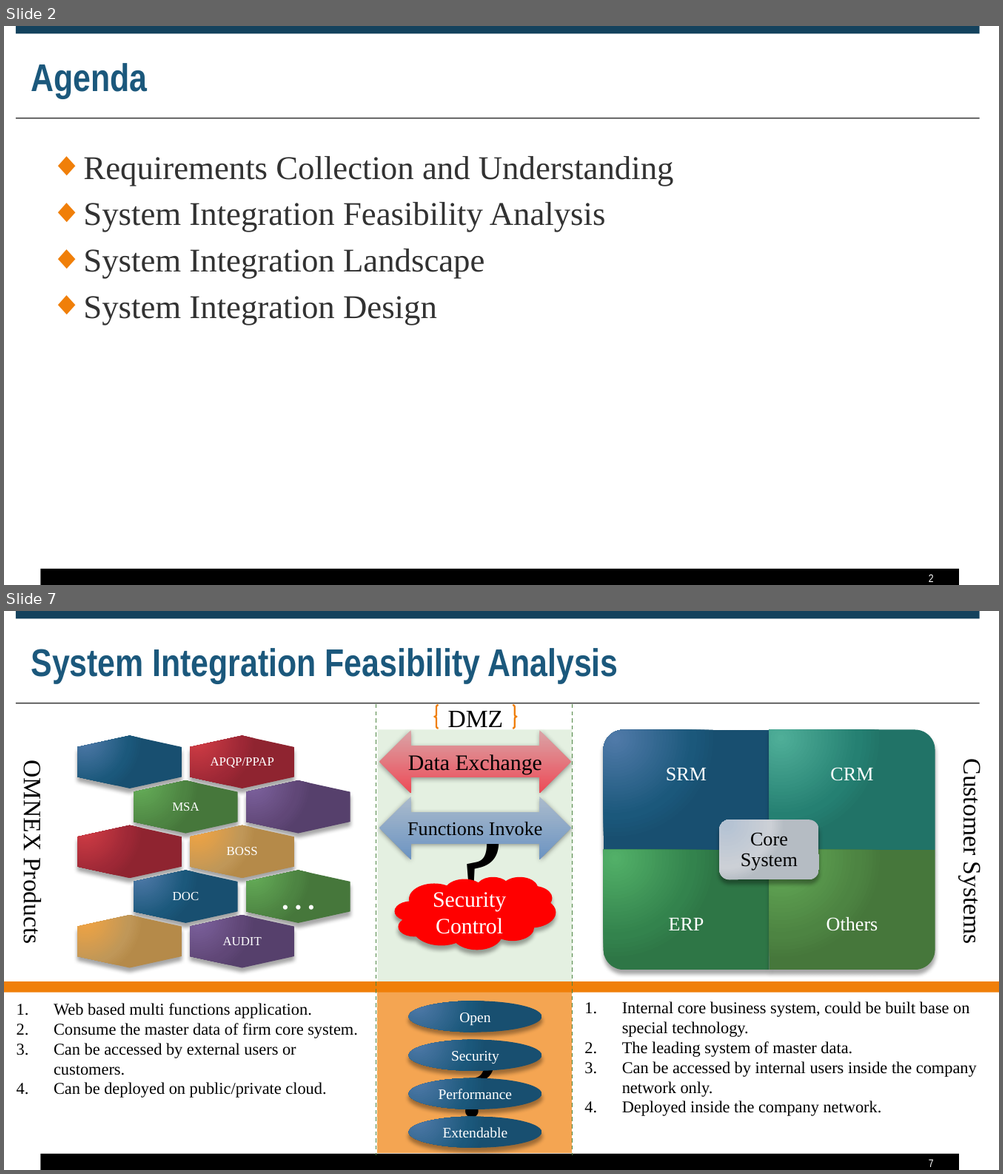
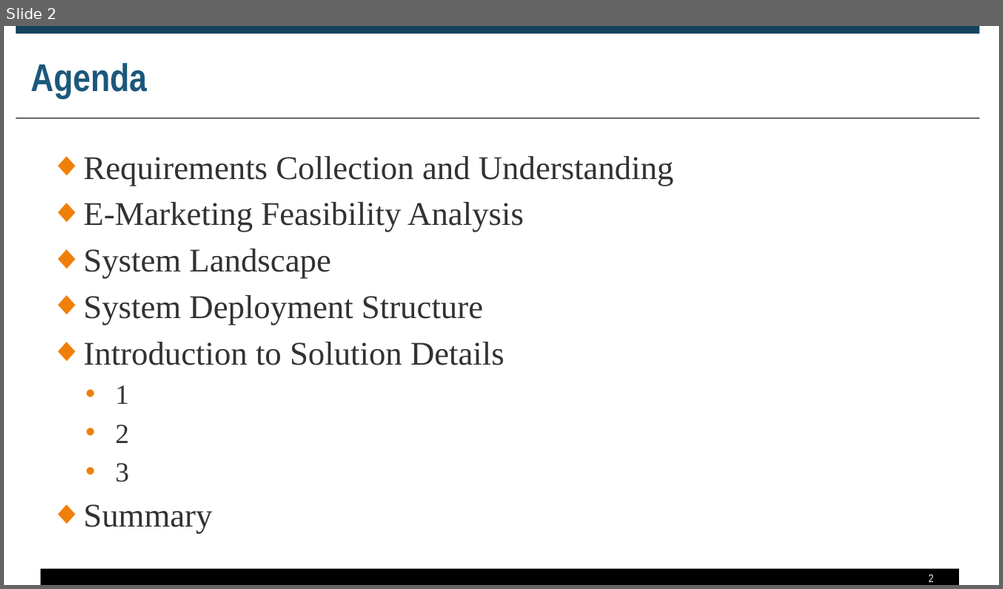
Before and after one commit to zyw9963/YFVE-supplier-portal, a slide deck: projects/Marketing/Proposal of E-Marketing for Omnex Consulting Business.pptx. Shown one above the other, each under a label of ours: slides 2 and 7 before the commit, slide 2 after it; the slides between them are not shown. The pictures are 1003x1174 and 1003x589 pixels, drawn with LibreOffice and Linux fonts; fonts in the diff are those of the drawing. Boxes give left, top, right and bottom in pixels: in the first picture for what was removed or moved away, otherwise in the second. Text is boxed around its words. In the diff, an @@ line names an element or a change of style, - is before the commit and + after.

```diff
--- a/projects/Marketing/Proposal of E-Marketing for Omnex Consulting Business.pptx
+++ b/projects/Marketing/Proposal of E-Marketing for Omnex Consulting Business.pptx
@@ slide 7 removed at (x1=4, y1=611, x2=999, y2=1170), background #FFFFFF; not listed: 3 template elements that a slide beside it also shows @@
@@ title removed at (x1=31, y1=648, x2=618, y2=684) @@
-System Integration Feasibility Analysis
@@ line removed from (376, 704) to (376, 1156) @@
@@ brace pair removed at (x1=435, y1=706, x2=518, y2=729) @@
-DMZ
@@ line removed from (572, 704) to (572, 1156) @@
@@ rectangle removed at (x1=378, y1=729, x2=573, y2=981) @@
-?
@@ left right arrow removed at (x1=379, y1=730, x2=570, y2=793) @@
-Data Exchange
@@ text removed at (x1=19, y1=769, x2=46, y2=943) @@
-OMNEX Products
@@ text removed at (x1=958, y1=769, x2=985, y2=943) @@
-Customer Systems
@@ left right arrow removed at (x1=379, y1=797, x2=570, y2=860) @@
-Functions Invoke
@@ group removed at (x1=603, y1=729, x2=935, y2=970): 5 texts, 4 round rects, 1 rounded rectangle @@
-SRM
-CRM
-ERP
-Others
-Core System
@@ cloud removed at (x1=395, y1=877, x2=556, y2=950) @@
-Security Control
@@ group removed at (x1=77, y1=735, x2=350, y2=968): 10 freeform shapes @@
-APQP/PPAP
-MSA
-BOSS
-DOC
-…
-AUDIT
@@ rectangle removed at (x1=4, y1=982, x2=999, y2=993) @@
@@ text removed at (x1=54, y1=1003, x2=358, y2=1098) @@
-1. Web based multi functions application.
-2. Consume the master data of firm core system.
-3. Can be accessed by external users or customers.
-4. Can be deployed on public/private cloud.
@@ rectangle removed at (x1=377, y1=992, x2=572, y2=1153) @@
-?
@@ ellipse removed at (x1=409, y1=1001, x2=542, y2=1032) @@
-Open
@@ text removed at (x1=622, y1=1002, x2=976, y2=1116) @@
-1. Internal core business system, could be built base on special technology.
-2. The leading system of master data.
-3. Can be accessed by internal users inside the company network only.
-4. Deployed inside the company network.
@@ ellipse removed at (x1=409, y1=1039, x2=542, y2=1071) @@
-Security
@@ ellipse removed at (x1=409, y1=1079, x2=542, y2=1109) @@
-Performance
@@ ellipse removed at (x1=409, y1=1117, x2=542, y2=1148) @@
-Extendable
@@ page number removed at (x1=928, y1=1159, x2=933, y2=1167) @@
-7
@@ slide 2 changed as well @@
@@ text at (x1=83, y1=202, x2=523, y2=534): text changed @@
-◆ System Integration Feasibility Analysis
-◆ System Integration Landscape
-◆ System Integration Design
+◆ E-Marketing Feasibility Analysis
+◆ System Landscape
+◆ System Deployment Structure
+◆ Introduction to Solution Details
+  • 1
+  • 2
+  • 3
+◆ Summary
```
Also in this commit, not shown: 1 slide added, 14 other slides removed.
